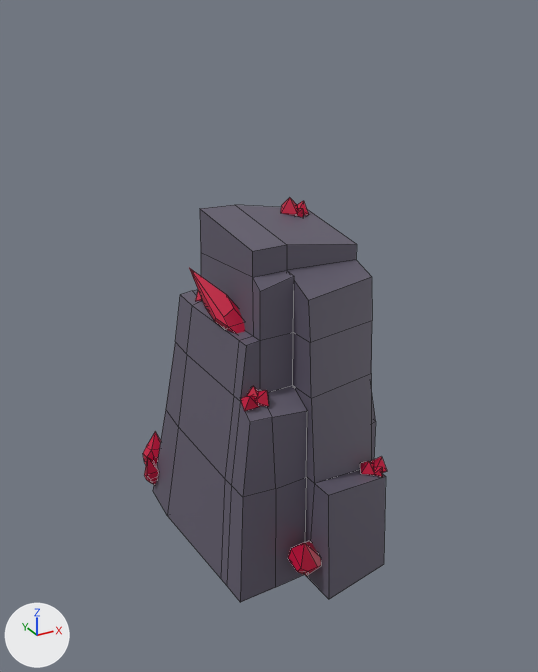
Before and after pictures for a commit that changed the FBX model VolcanoGJ2020/Assets/Scenes/GameArt_scenes/assets/Minerai02.fbx.
One viewpoint serves both versions: a 50 mm camera at (1.5, -2.66, 2.35) aimed at (2.97, 0.01, 1.01). Lighting does not change. The marker at lower left points along +X, +Y and +Z. Mesh edges are drawn as thin lines. Where no turn or scale is listed for an object, it has been applied to the vertices.

Objects in the first picture: 'Minerai02'.
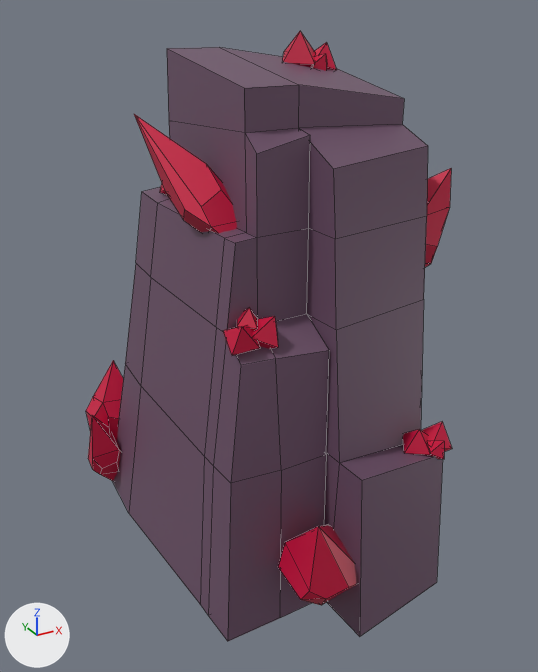
Changed parts and their boxes [x1, y1, x2, y2] in the pictures (538 x 672 px; the box of a moved part takes in the faces that stretch with it):
'Minerai02', reshaped, moved (50% wider, 51% taller): before [143, 198, 387, 602]; after [86, 31, 452, 641]
part 1 of me_mesh, moved or reshaped: before [241, 395, 259, 411]; after [223, 325, 260, 356]
part 2 of me_mesh, moved or reshaped: before [247, 386, 258, 398]; after [237, 308, 257, 331]
part 3 of me_mesh, moved or reshaped: before [256, 390, 269, 407]; after [253, 316, 278, 349]
part 4 of me_mesh, moved or reshaped: before [195, 291, 202, 301]; after [160, 184, 167, 195]
part 5 of me_mesh, moved or reshaped: before [144, 457, 159, 485]; after [88, 416, 121, 481]
part 6 of me_mesh, moved or reshaped: before [143, 432, 161, 466]; after [86, 361, 123, 440]
part 7 of me_mesh, moved or reshaped: before [189, 268, 245, 334]; after [134, 114, 238, 233]
part 8 of me_mesh, moved or reshaped: before [288, 541, 321, 576]; after [278, 525, 356, 605]
part 9 of me_mesh, moved or reshaped (not visible before): after [425, 168, 451, 267]
part 10 of me_mesh, moved or reshaped: before [374, 467, 382, 477]; after [428, 441, 444, 459]
part 11 of me_mesh, moved or reshaped: before [360, 461, 375, 475]; after [403, 430, 431, 455]
part 12 of me_mesh, moved or reshaped: before [370, 456, 387, 473]; after [421, 422, 452, 452]
part 13 of me_mesh, moved or reshaped: before [296, 209, 304, 217]; after [312, 54, 327, 70]
part 14 of me_mesh, moved or reshaped: before [297, 201, 309, 215]; after [315, 42, 337, 70]
part 15 of me_mesh, moved or reshaped: before [281, 198, 298, 216]; after [283, 31, 315, 68]
part 16 of me_mesh, moved or reshaped: before [153, 205, 386, 602]; after [113, 47, 443, 641]

The change, as a diff of the scene's bpy script:
```diff
--- a/VolcanoGJ2020/Assets/Scenes/GameArt_scenes/assets/Minerai02.fbx.py
+++ b/VolcanoGJ2020/Assets/Scenes/GameArt_scenes/assets/Minerai02.fbx.py
@@ me_mesh @@
 me_mesh.from_pydata(...)  # 290 vertices, 321 faces; spans x -0.5..0.5, y -0.59..0.59, z 0.0..1.6
 # used by ob_minerai02; location = (3.002, 0.004, 0.0)
+# me_mesh part 1: the loose piece of 6 vertices spanning x -0.34..-0.27, y -0.36..-0.29, z 0.86..0.95 is scaled about its middle by 1.71, then moved by (-0.13, -0.16, 0.36)
+# me_mesh part 2: the loose piece of 6 vertices spanning x -0.31..-0.25, y -0.33..-0.27, z 0.9..0.97 is scaled about its middle by 1.71, then moved by (-0.11, -0.14, 0.38)
+# me_mesh part 3: the loose piece of 6 vertices spanning x -0.29..-0.21, y -0.36..-0.29, z 0.86..0.95 is scaled about its middle by 1.71, then moved by (-0.09, -0.15, 0.36)
+# me_mesh part 4: the loose piece of 6 vertices spanning x -0.28..-0.22, y 0.21..0.29, z 1.12..1.19 is scaled about its middle by 1.83, then moved by (-0.09, 0.13, 0.49)
+# me_mesh part 5: the loose piece of 17 vertices spanning x -0.5..-0.43, y 0.44..0.52, z 0.05..0.27 is scaled about its middle by 2.25, then moved by (-0.21, 0.16, 0.1)
+# me_mesh part 6: the loose piece of 17 vertices spanning x -0.48..-0.36, y 0.48..0.59, z 0.04..0.34 is scaled about its middle by 2.25, then moved by (-0.16, 0.23, 0.14)
+# me_mesh part 7: the loose piece of 17 vertices spanning x -0.38..-0.22, y -0.22..0.05, z 1.07..1.37 is scaled about its middle by 1.81, then moved by (-0.12, -0.03, 0.49)
+# me_mesh part 8: the loose piece of 16 vertices spanning x -0.19..-0.06, y -0.55..-0.41, z 0.0..0.3 is scaled about its middle by 2.21, then moved by (-0.08, -0.19, 0.11)
+# me_mesh part 9: the loose piece of 17 vertices spanning x 0.25..0.37, y -0.2..-0.08, z 0.83..1.08 is scaled about its middle by 2.52, then moved by (0.19, -0.06, 0.46)
+# me_mesh part 10: the loose piece of 6 vertices spanning x 0.22..0.27, y -0.5..-0.45, z 0.45..0.51 is scaled about its middle by 1.74, then moved by (0.1, -0.21, 0.19)
+# me_mesh part 11: the loose piece of 6 vertices spanning x 0.17..0.25, y -0.48..-0.4, z 0.44..0.54 is scaled about its middle by 1.74, then moved by (0.08, -0.19, 0.2)
+# me_mesh part 12: the loose piece of 6 vertices spanning x 0.23..0.3, y -0.48..-0.41, z 0.43..0.54 is scaled about its middle by 1.74, then moved by (0.12, -0.19, 0.19)
+# me_mesh part 13: the loose piece of 6 vertices spanning x 0.13..0.18, y 0.06..0.1, z 1.5..1.55 is scaled about its middle by 1.84, then moved by (0.07, 0.02, 0.61)
+# me_mesh part 14: the loose piece of 6 vertices spanning x 0.15..0.21, y 0.08..0.14, z 1.48..1.58 is scaled about its middle by 1.84, then moved by (0.09, 0.04, 0.61)
+# me_mesh part 15: the loose piece of 6 vertices spanning x 0.07..0.17, y 0.06..0.15, z 1.49..1.6 is scaled about its middle by 1.84, then moved by (0.04, 0.04, 0.62)
+# me_mesh part 16: the loose piece of 100 vertices spanning x -0.47..0.5, y -0.59..0.51, z 0.0..1.58 is scaled about the mesh origin by 1.4
 me_mesh.materials.append(mat_text_minerai_cris01)
@@ ob_minerai02 @@
 ob_minerai02 = bpy.data.objects.new('Minerai02', me_mesh)
-ob_minerai02.location = (3.002, 0.004, 0.0)
+ob_minerai02.location = (3.025, 0.004, 0.0)
```
